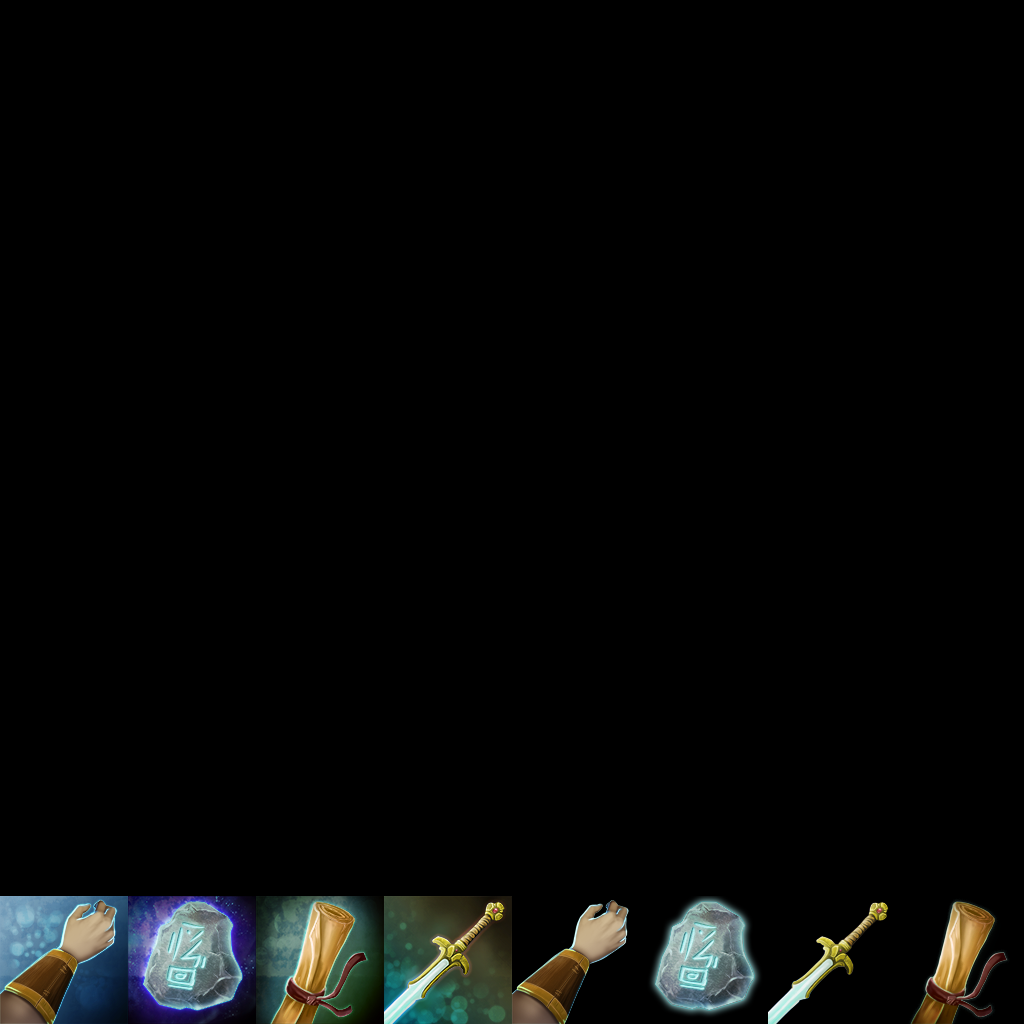
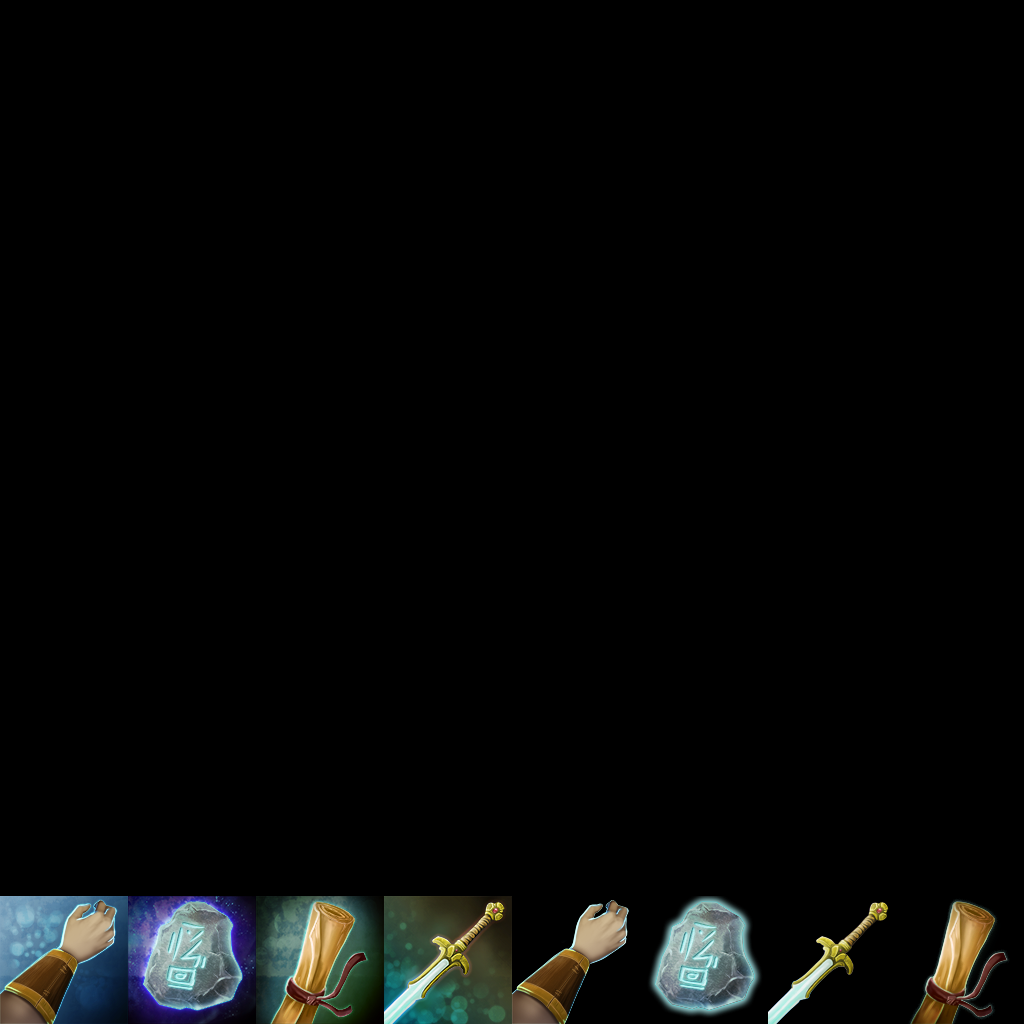
The second 1024 × 1024 image is a revision of the first. Changes to its layers:
added layer "Sichtbar" above "Ebene" over 512, 896, 1010, 1024
